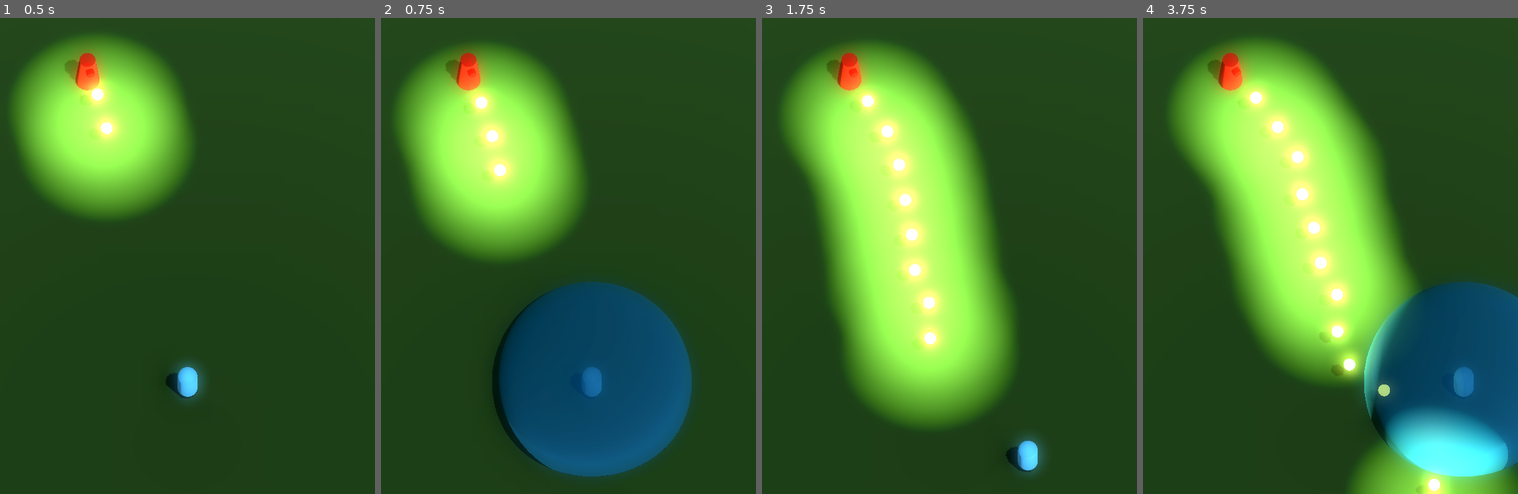
Above: before the commit, frames 1-4 (left to right).
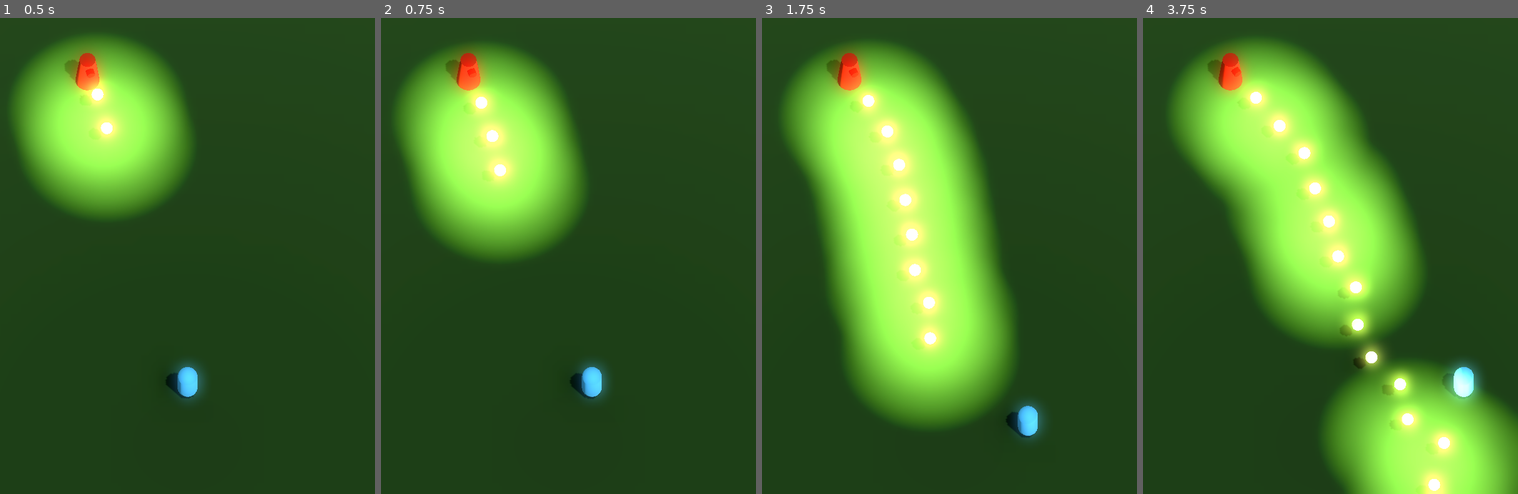
Above: after the commit, the same moments.

Repository: JackEvans24/bullet-absorb
Game: Godot game, scene res://scenes/main.tscn
The game is run twice, just before and just after one commit, with the same random seed, the same clock (stepped at 60 frames per second) and the same inputs.
Inputs:
- Up to frame 1 (0.5 s): no input
- Up to frame 2 (0.75 s): hold Right (move_right) from 0.53 s (still down); hold J (absorb) from 0.53 s (still down)
- Up to frame 3 (1.75 s): release Right (move_right) at 1.28 s; release J (absorb) at 1.28 s; hold Down (move_back) from 1.28 s (still down); tap J (absorb) at 1.35 s
- Up to frame 4 (3.75 s): release Down (move_back) at 2.03 s; hold Right (move_right) 2.03-2.78 s; hold J (absorb) 2.03-2.78 s; hold Up (move_forward) 2.78-3.53 s; tap J (absorb) at 2.85 s; hold Left (move_left) from 3.53 s (still down); hold J (absorb) from 3.53 s (still down)

Frame 1 is identical in both runs. In frame 2, 17% of the frame differs, in the area x 29-83%, y 55-97%; in frame 3, 1.2%; in frame 4, 37%, in the area x 18-100%, y 21-100%.

Commit message:
feat: add absorb windup

Diff:
--- a/scripts/player/absorb.gd
+++ b/scripts/player/absorb.gd
@@ -2,37 +2,67 @@
 extends Node3D
 
 signal bullet_absorbed
-signal absorb_started
-signal absorb_ended
+signal slowdown_started
+signal slowdown_ended
 
+@export var absorb_windup = 1
 @export var absorb_cooldown = 0.5
 @export var mesh_display_time = 0.2
 
 @onready var area: Area3D = $AbsorbArea
 @onready var mesh: MeshInstance3D = $AbsorbMesh
 
+var is_absorb_started = false
 var is_absorbing = false
+var current_windup_time = 0.0
 
-func _process(_delta):
+func _process(delta):
+	if is_absorb_started:
+		process_absorb_state(delta)
+	elif Input.is_action_just_pressed("absorb"):
+		process_absorb_start()
+
+func process_absorb_state(delta):
 	if is_absorbing:
 		return
-	if Input.is_action_just_pressed("absorb"):
-		handle_absorb()
 
-func handle_absorb():
+	if not Input.is_action_pressed("absorb"):
+		end_absorb()
+		return
+
+	current_windup_time += delta
+	if not current_windup_time > absorb_windup:
+		return
+
+	print("ABSORB TRIGGER")
+
+	slowdown_ended.emit()
+	await trigger_absorb()
+
+	print("ABSORB END")
+
+func trigger_absorb():
 	is_absorbing = true
-	absorb_started.emit()
 
 	var overlapping_areas: Array[Area3D] = area.get_overlapping_areas()
 	for overlapping_area in overlapping_areas:
 		if overlapping_area.is_in_group('bullet'):
 			absorb_bullet(overlapping_area)
 
-	display_mesh()
+	await display_mesh()
 	await handle_cooldown()
 
-	absorb_ended.emit()
+	end_absorb()
+
+func process_absorb_start():
+	print("ABSORB START")
+	slowdown_started.emit()
+	is_absorb_started = true
+
+func end_absorb():
+	is_absorb_started = false
 	is_absorbing = false
+	current_windup_time = 0.0
 
 func absorb_bullet(bullet_area: Area3D):
 	var bullet = type_convert(bullet_area, typeof(Bullet))
@@ -41,8 +71,7 @@
 	bullet_absorbed.emit()
 
 func handle_cooldown():
-	var cooldown = maxf(absorb_cooldown, mesh_display_time)
-	await get_tree().create_timer(cooldown).timeout
+	await get_tree().create_timer(absorb_cooldown).timeout
 
 func display_mesh():
 	mesh.visible = true
--- a/scripts/player/player.gd
+++ b/scripts/player/player.gd
@@ -13,8 +13,8 @@
 
 func _ready():
 	absorb.bullet_absorbed.connect(_on_absorb)
-	absorb.absorb_started.connect(_on_absorb_started)
-	absorb.absorb_ended.connect(_on_absorb_ended)
+	absorb.slowdown_started.connect(_on_slowdown_started)
+	absorb.slowdown_ended.connect(_on_slowdown_ended)
 
 func _physics_process(delta):
 	# Add the gravity.
@@ -39,8 +39,8 @@
 	absorb_count += 1
 	print('current absorb count: %s' % absorb_count)
 
-func _on_absorb_started():
+func _on_slowdown_started():
 	speed = absorb_speed
 
-func _on_absorb_ended():
+func _on_slowdown_ended():
 	speed = default_speed
